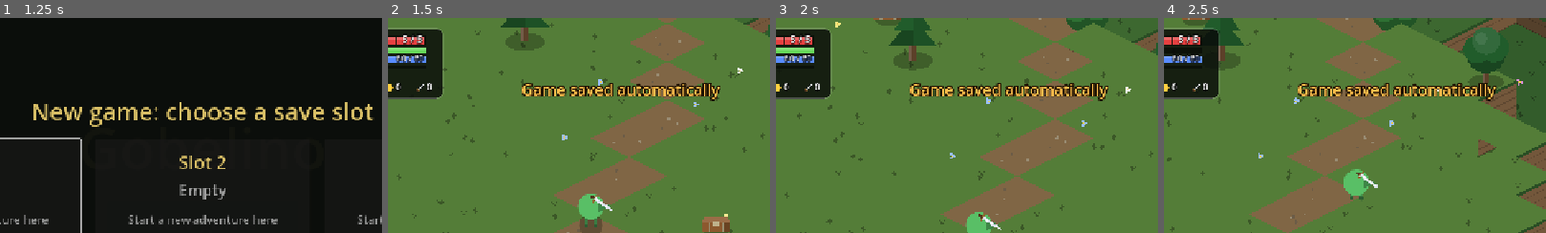
Above: before the commit, frames 1-4 (left to right).
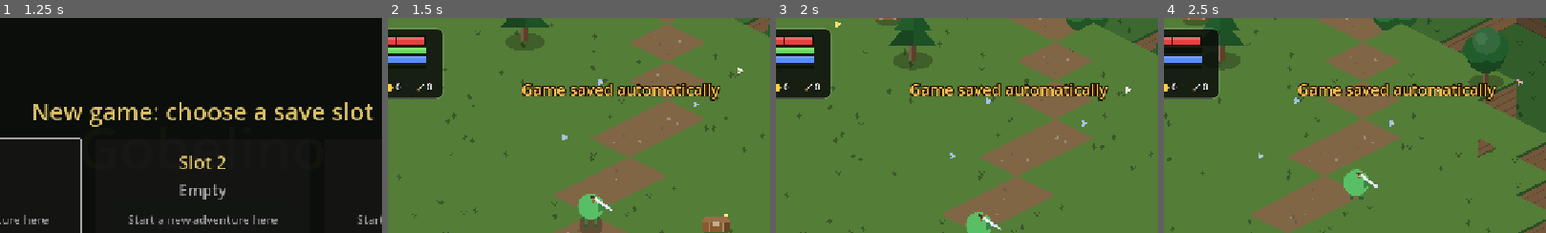
Above: after the commit, the same moments.

Repository: fdamore1984/gobelino-game
Game: Godot game, scene res://scenes/menu.tscn
Two runs of this game, one before a commit and one after it. Both use one fixed random seed, a clock stepped at 60 frames per second and the inputs below.
Inputs (mouse positions are % of the whole screen's width and height, from its top left):
- Up to frame 1 (1.25 s): click "New game" at 0.5 s
- Up to frame 2 (1.5 s): click (20, 50) at 1.27 s
- Up to frame 3 (2 s): no input
- Up to frame 4 (2.5 s): tap Enter (ui_accept) at 2 s; move the mouse to (72, 45) at 2.02 s; hold D (move_right) from 2.03 s (still down); hold Space (dodge) from 2.03 s (still down); tap J (attack) at 2.1 s; click (72, 45) at 2.17 s; tap F (jump) at 2.27 s
The pictures show only the part of the screen within x 24-74%, y 0-50%; the shares and areas given below are measured in that part.

Frame 1 is identical in both runs. In frame 2, 0.3% of the frame differs, in the area x 2-10%, y 8-21%; in frame 3, 0.3%; in frame 4, 0.3%.

Commit message:
Controlli, combattimento e HUD: R3 riaggancia sempre il più vicino, torcia tenendo premuto L3, slam aereo caricato a mezz'aria con danno in base all'altezza, affondo più ampio, attacchi meno costosi, barre senza numeri
- Lock-on (R3): non si sgancia mai; premendo di nuovo si aggancia il
  nemico più vicino (se nessuno è a tiro resta il bersaglio di prima).
- Torcia: niente più accensione automatica al buio; si accende e spegne
  tenendo premuto L3 / Maiusc per 0,45 s (un tocco resta la corsa, che
  ora scatta al rilascio). Lo stato si salva come prima.
- Slam aereo: tenendo premuto il colpo potente in aria si resta fermi a
  mezz'aria mentre si carica (anello di carica, fino a 0,9 s); al rilascio
  onda d'urto con raggio da 230 a 330 secondo la carica e danno fino al
  doppio. Il danno della picchiata cresce con l'altezza di partenza
  (+0,8% per pixel, massimo +200%: i salti concatenati rendono di più).
- Affondo dei colpi normali da 85 a 210 px/s; stamina per attacco da 20
  a 12.
- HUD: tolti i numeri dalle barre di vita e mana.
- Aggiornati README, GDD, testi dei comandi, pagina itch.io, copertina e
  screenshot.

Co-Authored-By: Claude Opus 5.5 <noreply@anthropic.com>
Claude-Session: https://claude.ai/code/session_01NtUq9AcXFJVcXiLT3vDBnU

Diff:
--- a/data/translations.csv
+++ b/data/translations.csv
@@ -126,7 +126,7 @@
 CONTROLS_PARRY,"Parry (instant, cancels any action) | K | L1"
 CONTROLS_DODGE,"Dodge (cancels any action, air dash while jumping) | Space | B"
 CONTROLS_JUMP,"Jump (cancels any action; near chests, merchants, caves: interact) | F / E | A"
-CONTROLS_RUN,Run on/off (dodge while running to slide) | Shift | L3
+CONTROLS_RUN,"Tap: run on/off (dodge while running to slide) · Hold: torch on/off | Shift | L3"
 CONTROLS_FOCUS,"Focus (hold: dims the world, highlights you, items, chests and passages) | V | R2"
 CONTROLS_SPELL,Fireball | U | X
 CONTROLS_SHIELD,Shield | R | Y
@@ -139,7 +139,7 @@
 CONTROLS_SPECIAL_MIXED,"Power strike right after a combo: a wide power strike with bonus damage"
 CONTROLS_SPECIAL_CHARGED,"Charge the first power strike: every power strike chained after it deals extra damage"
 CONTROLS_SPECIAL_AIR,"Attack in mid-air: wide aerial slashes that also reach the enemies below you"
-CONTROLS_SPECIAL_PLUNGE,"Power strike in mid-air: plunge onto the ground, hitting the enemies where you land"
+CONTROLS_SPECIAL_PLUNGE,"Power strike in mid-air: plunge onto the ground (hold it to hover and charge a huge slam; the higher you are, the harder it hits)"
 CONTROLS_SPECIAL_DASH,Power strike during an air dash: dash strike that smashes a wide area
 CONTROLS_TOUCH,On touch screens use the on-screen buttons
 CONTROLS_BACK,Back
@@ -188,7 +188,7 @@
 BOSS_NAME,Cave Guardian
 BOSS_DEFEATED,Guardian defeated! The way out is open
 MENU_CREDITS,Created by fdamore1984 with Claude Code
-CONTROLS_LOCK,"Lock on the nearest enemy (press again to release) | C | R3"
+CONTROLS_LOCK,"Lock on the nearest enemy (press again to switch to the nearest one) | C | R3"
 TOUCH_LOCK,Lock
 TOUCH_MAP,Map
 MAP_TITLE,Map
--- a/scripts/game.gd
+++ b/scripts/game.gd
@@ -139,8 +139,6 @@
 	# Game si ferma con la pausa: qui il tempo conta solo mentre si gioca.
 	play_time += delta
 	UiNav.update()
-	# La torcia si accende da sola al buio (notte, sotterraneo) e si spegne alla luce.
-	_player.set_torch(_day_night.is_night())
 	# I tasti si leggono con UiNav: quelli usati per chiudere un menù non contano.
 	if UiNav.game_pressed("menu") and not get_tree().paused:
 		_hud.pause_menu.open(_save_block_reason())
--- a/scripts/hud.gd
+++ b/scripts/hud.gd
@@ -162,7 +162,7 @@
 
 
 ## Riga compatta in basso a destra: un'icona per ogni effetto temporaneo
-## (parata perfetta con i secondi rimasti, scudo, torcia accesa al buio) e per ogni
+## (parata perfetta con i secondi rimasti, scudo, torcia accesa) e per ogni
 ## potenziamento scelto, con quante volte è stato preso.
 func _update_power_ups() -> void:
 	var rows := []
--- a/scripts/hud_status.gd
+++ b/scripts/hud_status.gd
@@ -65,11 +65,10 @@
 	draw_style_box(_panel, Rect2(Vector2.ZERO, size))
 	_draw_portrait(font)
 
-	# Vita: un segmento per punto vita.
+	# Vita: un segmento per punto vita (barre di vita e mana senza numeri).
 	var low := player.health <= maxf(1.0, player.max_health / 3.0)
 	_draw_heart(Vector2(BAR_X + 9, 26), 9.0)
 	_draw_segments(Rect2(BAR_X + 24, 16, BAR_WIDTH - 24, 20), player.health, player.max_health, COLOR_HEALTH_LOW if low else COLOR_HEALTH)
-	_text(font, "%d / %d" % [player.health, player.max_health], Vector2(BAR_X + BAR_WIDTH - 6, 31), FONT_SIZE, COLOR_TEXT, HORIZONTAL_ALIGNMENT_RIGHT)
 
 	# Stamina: attaccare, schivare, saltare, parare e correre la consumano.
 	var stamina_rect := Rect2(BAR_X + 24, 41, BAR_WIDTH - 24, 11)
@@ -82,7 +81,6 @@
 	UpgradeIcon.draw_icon(self, Vector2(BAR_X + 9, 63), 18.0, "mana", false)
 	draw_set_transform(Vector2.ZERO)
 	_draw_bar(Rect2(BAR_X + 24, 57, BAR_WIDTH - 24, 13), player.mana / player.max_mana, COLOR_MANA)
-	_text(font, "%d / %d" % [floori(player.mana), roundi(player.max_mana)], Vector2(BAR_X + BAR_WIDTH - 6, 68), SMALL_FONT_SIZE, COLOR_TEXT, HORIZONTAL_ALIGNMENT_RIGHT)
 
 	# Esperienza verso il livello successivo (la curva cresce col livello,
 	# vedi Player.experience_for).
--- a/scripts/player.gd
+++ b/scripts/player.gd
@@ -9,8 +9,9 @@
 ## schivate concatenate con cambio di direzione (B), salti anche multipli (A),
 ## corsa tenendo premuto R2, palla di fuoco che insegue i nemici (X, costa
 ## mana), scudo che assorbe un colpo (Y), pozioni di vita (croce sinistra),
-## di mana (croce destra) e di vigore (croce giù). La torcia si accende da
-## sola al buio e si spegne alla luce (vedi set_torch). Il colpo potente si
+## di mana (croce destra) e di vigore (croce giù). Un tocco di L3 accende o
+## spegne la corsa, tenendolo premuto si accende o spegne la torcia (vedi
+## _update_run_button). Il colpo potente si
 ## carica tenendo premuto, fino al doppio del danno. Equipaggiamento e libri
 ## dell'inventario migliorano le caratteristiche (vedi Inventory).
 ## Parata, schivata e salto sono istantanei: annullano subito qualsiasi
@@ -21,10 +22,10 @@
 ## saltare o parare. Una parata perfetta potenzia gli attacchi per qualche
 ## secondo.
 ## Con R3 si aggancia il nemico più vicino: il personaggio lo guarda sempre,
-## gli attacchi e la palla di fuoco vanno verso di lui; premendo di nuovo si
-## sgancia (niente passaggio da un nemico all'altro). L'aggancio ignora muri
-## e ostacoli; se il bersaglio muore o si allontana troppo si sgancia, senza
-## passare a un altro nemico.
+## gli attacchi e la palla di fuoco vanno verso di lui; premendo di nuovo non
+## si sgancia mai, si aggancia il nemico che in quel momento è più vicino.
+## L'aggancio ignora muri e ostacoli; se il bersaglio muore o si allontana
+## troppo si sgancia, senza passare a un altro nemico.
 ## Tenendo premuto R1 si continua ad attaccare; in aria R1 fa un attacco
 ## aereo. Tenendo premuto il colpo potente il primo colpo si carica e, a
 ## carica piena (o al rilascio), i colpi potenti successivi si concatenano da
@@ -82,7 +83,7 @@
 const ATTACK_STYLES := ["slash", "backhand", "chop", "thrust"]
 ## Rotazione del corpo che accompagna fendente e rovescio.
 const ATTACK_TWIST := 0.18
-const ATTACK_LUNGE_SPEED := 85.0
+const ATTACK_LUNGE_SPEED := 210.0
 ## Durante un attacco ci si muove a questa frazione della velocità normale.
 const ATTACK_MOVE_FACTOR := 0.55
 
@@ -123,6 +124,19 @@
 const SLAM_MAX_TIME := 2.0
 const SLAM_RADIUS := {"plunge": 105.0, "dash": 165.0}
 const PLUNGE_DAMAGE_FACTOR := 1.6
+## Slam aereo caricato: tenendo premuto il colpo potente in aria si resta
+## fermi a mezz'aria mentre si carica (fino a HEAVY_CHARGE_TIME, poi parte da
+## solo); al rilascio si piomba giù con un'onda d'urto molto ampia, larga da
+## AIR_SLAM_MIN_RADIUS a AIR_SLAM_MAX_RADIUS secondo la carica. Conta come
+## caricato se la carica arriva almeno a AIR_SLAM_MIN_CHARGE.
+const AIR_SLAM_MIN_CHARGE := 0.2
+const AIR_SLAM_MIN_RADIUS := 230.0
+const AIR_SLAM_MAX_RADIUS := 330.0
+## Il danno della picchiata cresce con l'altezza da cui parte: questa parte
+## in più per ogni pixel (un salto ≈ +50%, un doppio salto ≈ +100%), al
+## massimo SLAM_HEIGHT_MAX_BONUS.
+const SLAM_HEIGHT_DAMAGE := 0.008
+const SLAM_HEIGHT_MAX_BONUS := 2.0
 const DASH_SLAM_DAMAGE_FACTOR := 2.4
 ## Aggancio del bersaglio: nemici entro LOCK_RANGE, anche dietro muri e
 ## ostacoli; oltre LOCK_BREAK_RANGE si sgancia. La telecamera si sposta
@@ -223,11 +237,12 @@
 ## massimo, che raddoppia il danno.
 const HEAVY_CHARGE_TIME := 0.9
 
-## Torcia: luce attorno al personaggio, che si accende da sola al buio
-## (di notte e nel sotterraneo, vedi Game) e si spegne alla luce.
+## Torcia: luce attorno al personaggio, accesa e spenta tenendo premuto L3
+## (o Maiusc) per TORCH_HOLD_TIME secondi; un tocco più breve è la corsa.
 const TORCH_COLOR := Color(1.0, 0.78, 0.45)
 const TORCH_ENERGY := 1.15
 const TORCH_SCALE := 1.9
+const TORCH_HOLD_TIME := 0.45
 
 ## Ogni pozione cura questi punti vita.
 const POTION_HEAL := 3
@@ -276,7 +291,7 @@
 const STAMINA_REGEN := 45.0
 const STAMINA_REGEN_DELAY := 0.55
 const STAMINA_PARRY_REGEN_FACTOR := 0.35
-const STAMINA_ATTACK := 20.0
+const STAMINA_ATTACK := 12.0
 const STAMINA_HEAVY := 32.0
 const STAMINA_DODGE := 28.0
 const STAMINA_JUMP := 12.0
@@ -435,6 +450,11 @@
 ## Attacco a terra in corso: "plunge" o "dash", e se ha già toccato terra.
 var _slam_kind := ""
 var _slam_landed := false
+## Altezza da cui parte la picchiata e se lo slam aereo è stato caricato.
+var _slam_height := 0.0
+var _slam_charged := false
+## Da quanto si tiene premuto L3 (-1: tasto non premuto o già usato).
+var _run_hold := -1.0
 ## Tremolio della telecamera (0-1).
 var _shake := 0.0
 ## Ultimo punto a terra fuori dai burroni e la sua altezza: si riappare lì.
@@ -517,10 +537,12 @@
 		if UiNav.game_pressed("spell"):
 			_cast_fireball(input)
 	if _state != State.DEAD:
-		# R3 aggancia il nemico più vicino; premendo di nuovo si sgancia.
+		# R3 aggancia il nemico più vicino; premendo di nuovo si aggancia
+		# quello che ora è più vicino (non si sgancia mai).
 		if UiNav.game_pressed("lock_on"):
-			_toggle_lock()
+			_lock_on()
 		_update_lock()
+		_update_run_button(delta)
 
 	# La parata è istantanea: annulla subito attacchi (anche in carica),
 	# schivate, scivolate, attacchi a terra, rinculo e il bere.
@@ -544,10 +566,8 @@
 			if input != Vector2.ZERO:
 				_target_facing = input.normalized()
 			_face_lock()
-			# La corsa si accende e si spegne con L3 (o Maiusc); si spegne da
-			# sola fermandosi.
-			if UiNav.game_pressed("run"):
-				_run_on = not _run_on
+			# La corsa si accende e si spegne con un tocco di L3 (o Maiusc, vedi
+			# _update_run_button); si spegne da sola fermandosi.
 			if input == Vector2.ZERO:
 				_run_on = false
 			var running := _run_on and stamina > 0.0 and not is_airborne()
@@ -799,7 +819,8 @@
 	if _state == State.ATTACK and _air_attack and _height_velocity < 0.0:
 		gravity *= AIR_ATTACK_GRAVITY_FACTOR
 	if _state == State.SLAM and not _slam_landed:
-		gravity = 0.0 if _state_time < SLAM_HANG else SLAM_GRAVITY
+		# Mentre si carica lo slam aereo si resta fermi a mezz'aria.
+		gravity = 0.0 if _charging or _state_time < SLAM_HANG else SLAM_GRAVITY
 	_height_velocity -= gravity * delta
 	_height += _height_velocity * delta
 	if _height <= 0.0:
@@ -1046,10 +1067,15 @@
 
 ## Aggancia il nemico più vicino; se ce n'è già uno agganciato sgancia.
 ## Non si passa da un nemico all'altro.
-func _toggle_lock() -> void:
-	lock_target = null if lock_target else _lock_nearest()
+## Aggancia il nemico più vicino; se non ce n'è nessuno a tiro resta
+## agganciato quello di prima.
+func _lock_on() -> void:
+	var nearest := _lock_nearest()
+	if nearest == null:
+		return
+	lock_target = nearest
 	_lock_marker.target = lock_target
-	Sfx.play_ui("ui_move" if lock_target else "ui_confirm")
+	Sfx.play_ui("ui_move")
 
 
 ## Il nemico vivo più vicino entro LOCK_RANGE (null se nessuno), anche
@@ -1405,10 +1431,13 @@
 		return
 	_slam_kind = kind
 	_slam_landed = false
+	_slam_height = _height
+	_slam_charged = false
 	_attack_heavy = false
 	_attack_speed = EMPOWER_ATTACK_SPEED if is_empowered() else 1.0
 	_charge = 0.0
-	_charging = false
+	# Tenendo premuto il colpo potente la picchiata si carica a mezz'aria.
+	_charging = kind == "plunge" and UiNav.game_held("heavy_attack")
 	_queued_attack = ""
 	_combo_timer = 0.0
 	_carry_velocity = Vector2.ZERO
@@ -1427,6 +1456,27 @@
 ## Attacco a terra: sosta in aria, discesa e, toccato terra, l'impatto
 ## (vedi _land); poi un breve recupero.
 func _update_slam(input: Vector2, delta: float) -> void:
+	if _charging:
+		# Fermi a mezz'aria: ci si gira con la levetta (o verso il bersaglio)
+		# finché si tiene premuto; a carica piena la picchiata parte da sola.
+		_height_velocity = 0.0
+		_velocity = _velocity.move_toward(Vector2.ZERO, DECELERATION * 2.0 * delta)
+		if input != Vector2.ZERO:
+			_target_facing = input.normalized()
+		_face_lock()
+		_state_time = 0.0
+		if UiNav.game_held("heavy_attack"):
+			_charge = minf(_charge + delta / HEAVY_CHARGE_TIME, 1.0)
+			if _charge >= 1.0:
+				Sfx.play("charge_full", global_position)
+				_charging = false
+		else:
+			_charging = false
+		if not _charging:
+			_slam_charged = _charge >= AIR_SLAM_MIN_CHARGE
+			facing = _target_facing
+			Sfx.play("heavy_swing", global_position, 0.7)
+		return
 	if not _slam_landed:
 		if _state_time >= SLAM_HANG and _height_velocity > -SLAM_DIVE_SPEED:
 			_height_velocity = -SLAM_DIVE_SPEED
@@ -1452,7 +1502,7 @@
 	_state_time = 0.0
 	_squash = 1.0
 	_shake = 1.0
-	var radius: float = SLAM_RADIUS[_slam_kind]
+	var radius := _slam_radius()
 	var damage := _slam_damage()
 	var landed := false
 	for node in get_tree().get_nodes_in_group("enemies"):
@@ -1478,8 +1528,18 @@
 		HitFeedback.hit(get_tree(), 0.14)
 
 
+func _slam_radius() -> float:
+	if _slam_charged:
+		return lerpf(AIR_SLAM_MIN_RADIUS, AIR_SLAM_MAX_RADIUS, _charge)
+	return SLAM_RADIUS[_slam_kind]
+
+
 func _slam_damage() -> int:
 	var multiplier := PLUNGE_DAMAGE_FACTOR if _slam_kind == "plunge" else DASH_SLAM_DAMAGE_FACTOR
+	if _slam_kind == "plunge":
+		# Più si parte in alto (salti concatenati), più la picchiata fa male;
+		# la carica raddoppia il danno, come per il colpo potente.
+		multiplier *= (1.0 + minf(_slam_height * SLAM_HEIGHT_DAMAGE, SLAM_HEIGHT_MAX_BONUS)) * (1.0 + _charge)
 	if _attack_speed > 1.0:
 		multiplier *= EMPOWER_DAMAGE_FACTOR
 	return roundi(base_damage() * multiplier * (1.0 + inventory.bonus("damage")))
@@ -1744,14 +1804,30 @@
 	health_changed.emit(health, max_health)
 
 
-## Torcia automatica: Game la accende al buio e la spegne alla luce.
+## L3 (o Maiusc): un tocco accende o spegne la corsa (al rilascio), tenendo
+## premuto per TORCH_HOLD_TIME si accende o spegne la torcia.
+func _update_run_button(delta: float) -> void:
+	if UiNav.game_pressed("run"):
+		_run_hold = 0.0
+	elif _run_hold < 0.0:
+		return
+	if UiNav.game_held("run"):
+		_run_hold += delta
+		if _run_hold >= TORCH_HOLD_TIME:
+			_run_hold = -1.0
+			set_torch(not torch_on)
+	else:
+		_run_hold = -1.0
+		_run_on = not _run_on
+
+
 func set_torch(on: bool) -> void:
 	if on == torch_on:
 		return
 	torch_on = on
 	_torch.enabled = on
-	if on and _state != State.DEAD:
-		Sfx.play("torch", global_position)
+	if _state != State.DEAD:
+		Sfx.play("torch", global_position, 1.0 if on else 0.7)
 
 
 func _raise_shield() -> void:
@@ -2122,6 +2198,10 @@
 	var raised := -PI / 2.0 - 0.5
 	var down := PI / 2.0 - 0.35
 	var angle := raised
+	if _charging and _charge > 0.0:
+		# Slam aereo in carica: un anello che si riempie e diventa bianco al massimo.
+		var ring := Color.WHITE if _charge >= 1.0 else COLOR_HEAVY
+		draw_arc(Vector2.ZERO, RADIUS + 14.0, -PI / 2.0, -PI / 2.0 + TAU * _charge, 32, ring, 4.0)
 	if _slam_landed:
 		angle = down
 	elif _height_velocity < 0.0:
Binary file changed: store/itch/cover_en.png
Binary file changed: store/itch/en_10_controls.png
Binary file changed: store/itch/en_11_cave.png
Binary file changed: store/itch/en_12_dungeon.png
Binary file changed: store/itch/en_13_map.png
Binary file changed: store/itch/en_1_combat.png
Binary file changed: store/itch/en_2_parry.png
Binary file changed: store/itch/en_3_level_up.png
Binary file changed: store/itch/en_5_challenge.png
Binary file changed: store/itch/en_6_inventory.png
Binary file changed: store/itch/en_7_merchant.png
Binary file changed: store/itch/en_8_shop.png
(and 4 more such lines)
